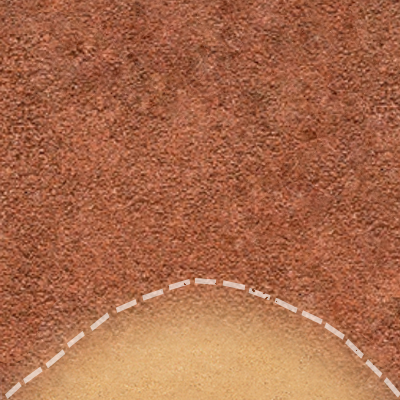
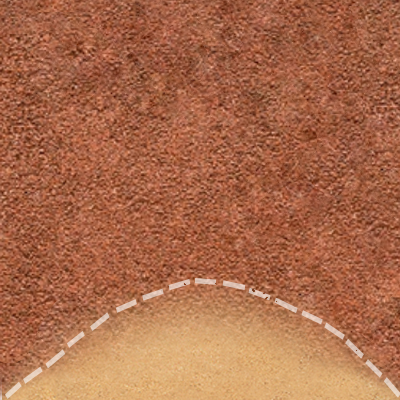
Before/after of a 400×400 layered artwork. What changed in the layer stack:
painted on "Слой 2" over [0, 357, 400, 400]
